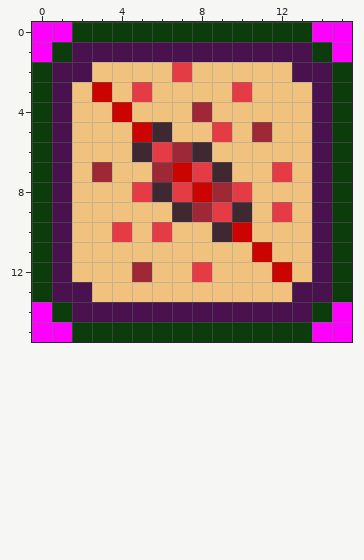
Pixel-art sprite: Icons/icon_redeemed_suffering.png. Above: the version before the commit.
The file is 16x16 pixels. Colours within 5 levels of each other are drawn and written as one.
New version:
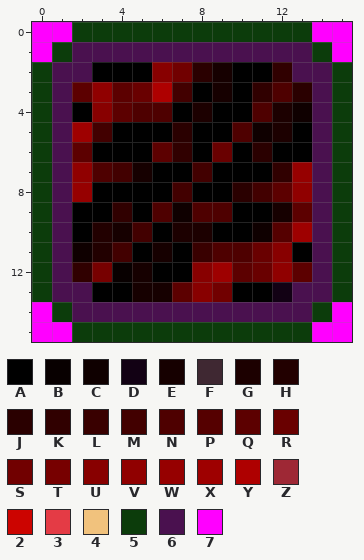
Palette (. is transparent): A #000000  B #080000  C #0f0000  D #120114  E #160000  F #3f2832  G #1c0000  H #220000  J #2a0000  K #300000  L #390000  M #420000  N #4e0000  P #550000  Q #5c0000  R #690000  S #710000  T #770000  U #880000  V #900000  W #960000  X #9e0000  Y #ae0000  Z #9e2835  2 #cc0400  3 #e43b45  4 #f1c27d  5 #0c3c0b  6 #4a114f  7 #ff00ff
What changed:
y 2: x 3..12 4444344444 -> AAAUSJEAAK
y 3: x 2..13 424344443444 -> QVQRYMAEAKNJ
y 4: x 2..13 442444Z44444 -> AUQNNAGAANGC
y 5: x 2..13 4442F4434Z44 -> XMAAAJAANCGA
y 6: x 2..13 444F3ZF44444 -> QAAAQKARAJAA
y 7: x 2..13 4Z44Z23F4434 -> VNMEAAMAAAKW
y 8: x 2..13 4443F32Z3444 -> WAAAAMAAJMQV
y 9: x 2..13 44444FZ3F434 -> AAKANCNNAAEQ
y 10: x 2..13 4434344F2444 -> AHEMAGGAACPX
y 11: x 2..13 444444444244 -> CHMAEALNNRUA
y 12: x 2..13 444Z44344424 -> KTBEAAUXQRVQ
y 13: x 3..12 4444444444 -> AAEEQUSAAD
Changed places in both pictures, as pixel boxes (x1, y1, x2, y2):
changed: (72, 62, 312, 302)
